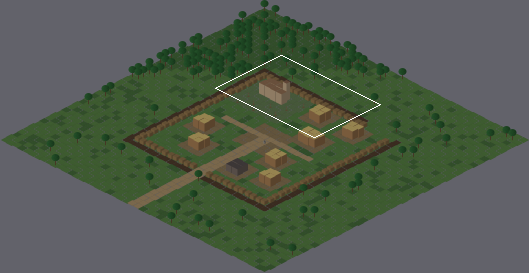
Tiled map (JSON) -- data/strigoi/maps/village.tmj. Above: a wide view before the commit, with the close-up outlined.
Close-up. First the earlier version:
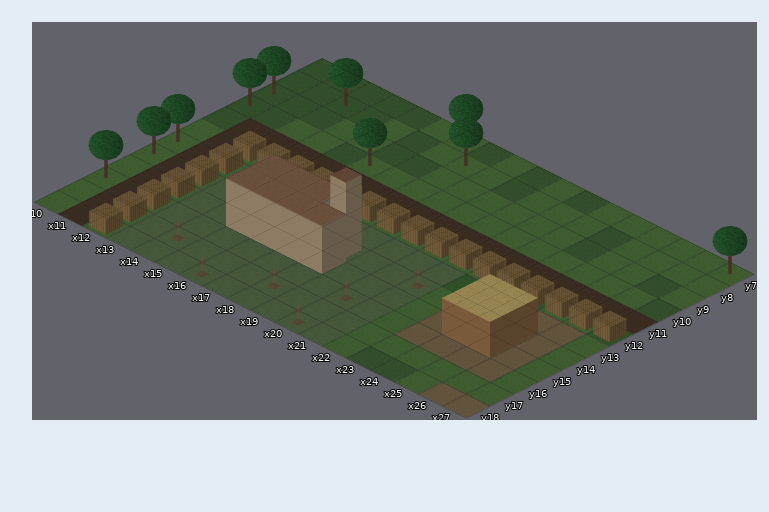
Cells are 160x80 px. Isometric: x runs down to the right, y down to the left. Shown: x 10..27, y 7..18. The commit also changed other parts of the map, which this record leaves out.
The same view after the edit:
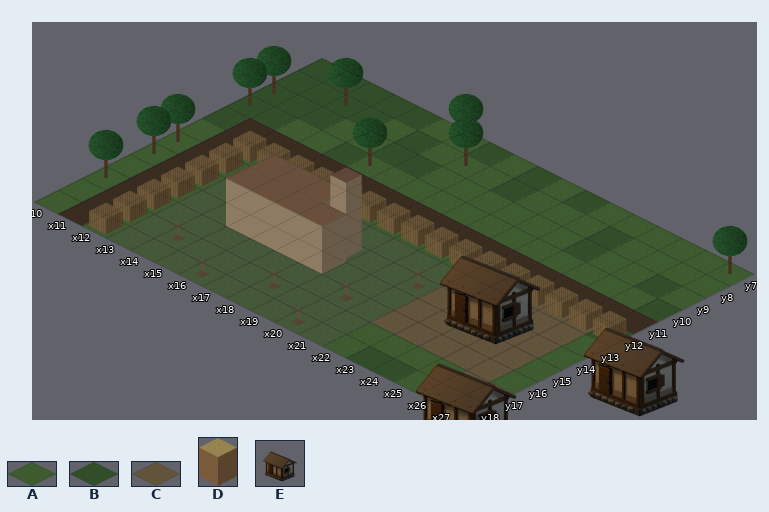
Key: from "village-placeholder": A 0 "placeholder-grass", B 1 "placeholder-grass-dark", C 2 "placeholder-yard", D 7 "placeholder-house", E 16 "intact".
_ is an empty cell.
Objects are placed by the point they stand on, in cells (3,4 is the top-left corner of cell 3,4); size is 1x1 cell unless given.
What changed:
Layer "floor":
y 12: x 22..26 ABBAA -> CCCCC
y 13: x 22 B -> C
y 14..16: x 22 A -> C
y 17: x 26..27 AA -> CC
Layer "walls":
y 14..15: x 24..25 DD -> __
Layer "objects":
added: E "peasant-house" at 32,16 size 3x5.6
added: E "peasant-house" at 26,16 size 3x5.6
added: E "peasant-house" at 30,21 size 3x5.6
Changed places in both close-ups, as pixel boxes (x1, y1, x2, y2):
changed: (371, 255, 685, 420)
